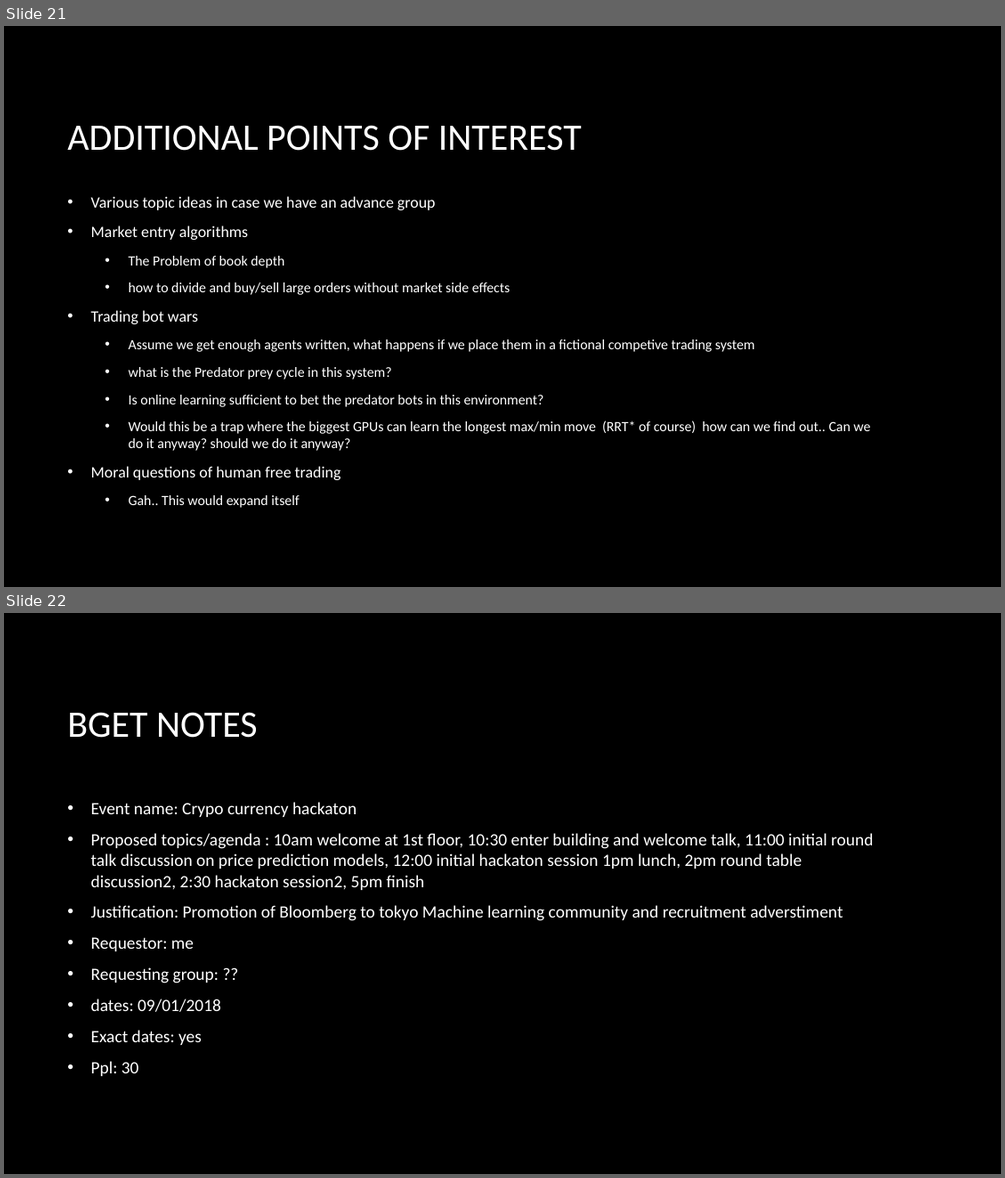
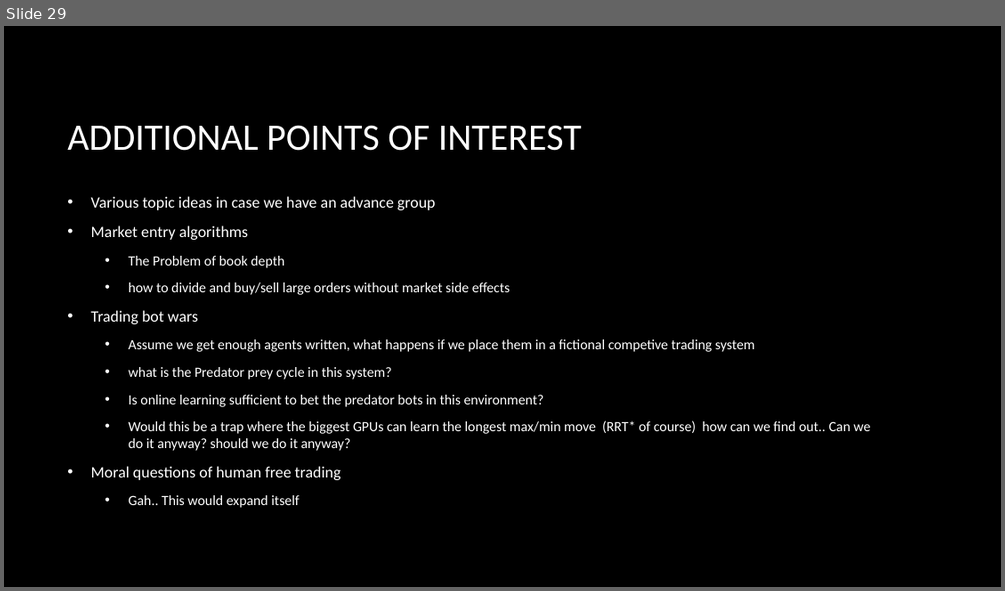
Before and after one commit to ashleysmart/mlgym, a slide deck: stock_price/CrypotHackaton.pptx. Shown one above the other, each under a label of ours: slides 21 and 22 before the commit, slide 29 after it. The pictures are 1005x1178 and 1005x591 pixels, drawn with LibreOffice and Linux fonts; fonts in the diff are those of the drawing; background and template pictures are left out. Boxes give left, top, right and bottom in pixels: in the first picture for what was removed or moved away, otherwise in the second. Text is boxed around its words. In the diff, an @@ line names an element or a change of style, - is before the commit and + after.

```diff
--- a/stock_price/CrypotHackaton.pptx
+++ b/stock_price/CrypotHackaton.pptx
@@ slide 22 removed at (4, 613, 1001, 1174), background picture (left out) @@
@@ title removed at (67, 712, 258, 738) @@
-BGET NOTES
@@ text removed at (91, 802, 873, 1076) @@
-• Event name: Crypo currency hackaton
-• Proposed topics/agenda : 10am welcome at 1st floor, 10:30 enter building and welcome talk, 11:00 initial round talk discussion on price prediction models, 12:00 initial hackaton session 1pm lunch, 2pm round table discussion2, 2:30 hackaton session2, 5pm finish
-• Justification: Promotion of Bloomberg to tokyo Machine learning community and recruitment adverstiment
-• Requestor: me
-• Requesting group: ??
-• dates: 09/01/2018
-• Exact dates: yes
-• Ppl: 30
@@ what was slide 21 is now slide 29 @@
```
Also in this commit, not shown: 8 slides changed, 8 slides added.
